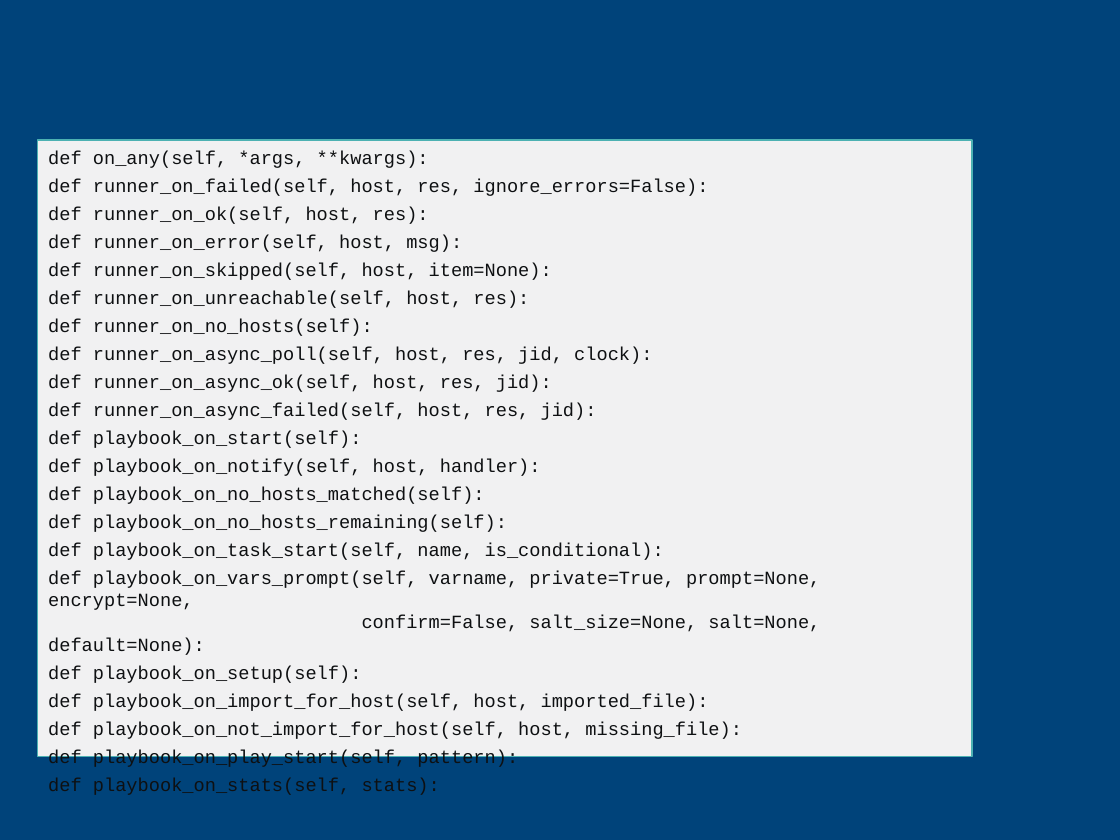
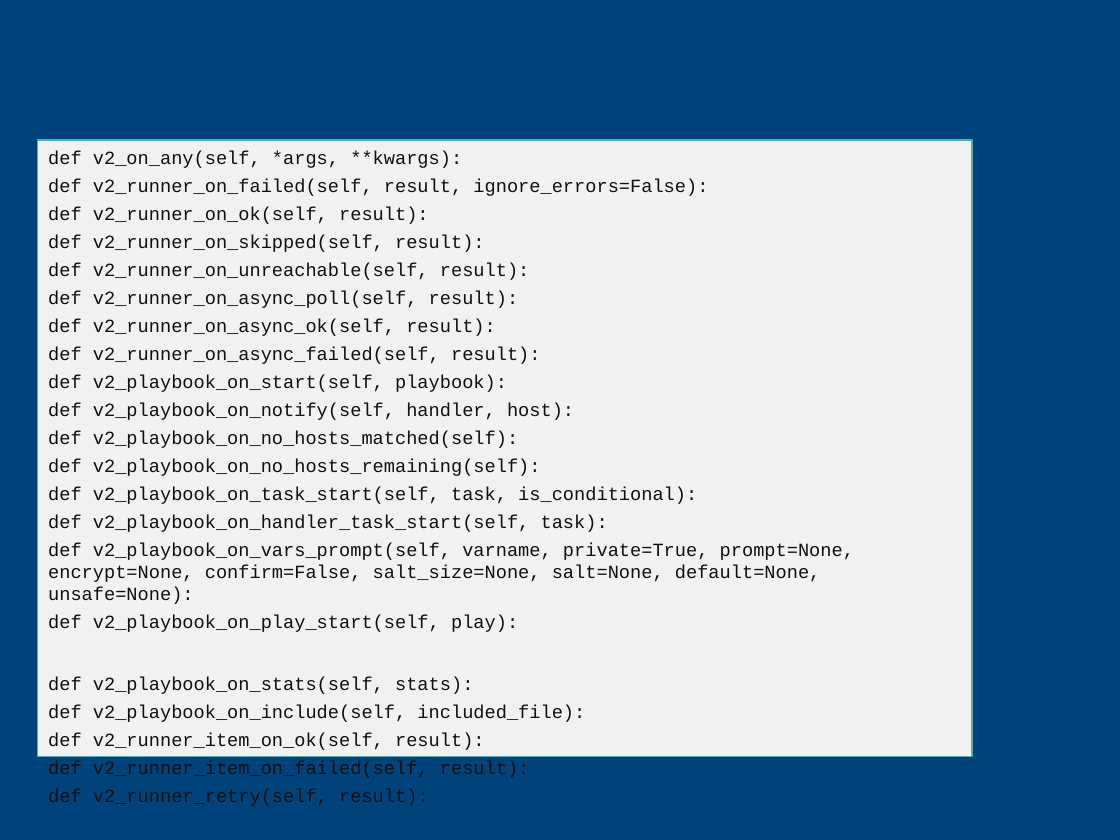
Before and after one commit to CCoupel/ansible-training, a slide deck: slide 172 of Ansible Training.pptx. Drawn at 1120x840 pixels with LibreOffice and Linux fonts; fonts in the diff are those of the drawing; background and template pictures are left out. Boxes give left, top, right and bottom in pixels: in the first picture for what was removed or moved away, otherwise in the second. Text is boxed around its words. In the diff, an @@ line names an element or a change of style, - is before the commit and + after.

```diff
--- a/Ansible Training.pptx
+++ b/Ansible Training.pptx
@@ text in freeform shape at <box>48,151,854,750</box>: text changed @@
-def on_any(self, *args, **kwargs):
-def runner_on_failed(self, host, res, ignore_errors=False):
-def runner_on_ok(self, host, res):
-def runner_on_error(self, host, msg):
-def runner_on_skipped(self, host, item=None):
-def runner_on_unreachable(self, host, res):
-def runner_on_no_hosts(self):
-def runner_on_async_poll(self, host, res, jid, clock):
-def runner_on_async_ok(self, host, res, jid):
-def runner_on_async_failed(self, host, res, jid):
-def playbook_on_start(self):
-def playbook_on_notify(self, host, handler):
-def playbook_on_no_hosts_matched(self):
-def playbook_on_no_hosts_remaining(self):
-def playbook_on_task_start(self, name, is_conditional):
-def playbook_on_vars_prompt(self, varname, private=True, prompt=None, encrypt=None,
-confirm=False, salt_size=None, salt=None, default=None):
-def playbook_on_setup(self):
-def playbook_on_import_for_host(self, host, imported_file):
-def playbook_on_not_import_for_host(self, host, missing_file):
-def playbook_on_play_start(self, pattern):
-def playbook_on_stats(self, stats):
+def v2_on_any(self, *args, **kwargs):
+def v2_runner_on_failed(self, result, ignore_errors=False):
+def v2_runner_on_ok(self, result):
+def v2_runner_on_skipped(self, result):
+def v2_runner_on_unreachable(self, result):
+def v2_runner_on_async_poll(self, result):
+def v2_runner_on_async_ok(self, result):
+def v2_runner_on_async_failed(self, result):
+def v2_playbook_on_start(self, playbook):
+def v2_playbook_on_notify(self, handler, host):
+def v2_playbook_on_no_hosts_matched(self):
+def v2_playbook_on_no_hosts_remaining(self):
+def v2_playbook_on_task_start(self, task, is_conditional):
+def v2_playbook_on_handler_task_start(self, task):
+def v2_playbook_on_vars_prompt(self, varname, private=True, prompt=None, encrypt=None, confirm=False, salt_size=None, salt=None, default=None, unsafe=None):
+def v2_playbook_on_play_start(self, play):
+def v2_playbook_on_stats(self, stats):
+def v2_playbook_on_include(self, included_file):
+def v2_runner_item_on_ok(self, result):
+def v2_runner_item_on_failed(self, result):
+def v2_runner_retry(self, result):
```
Also in this commit, not shown: 7 other slides changed.
